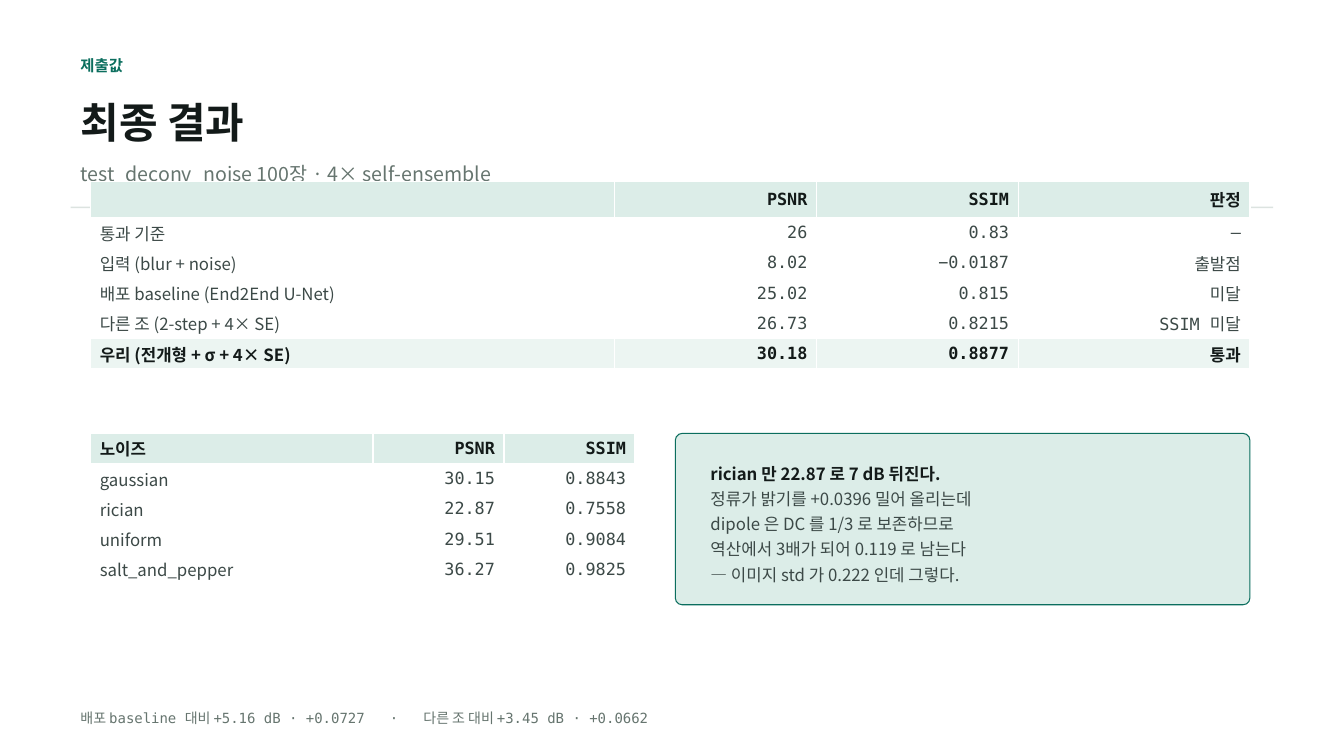
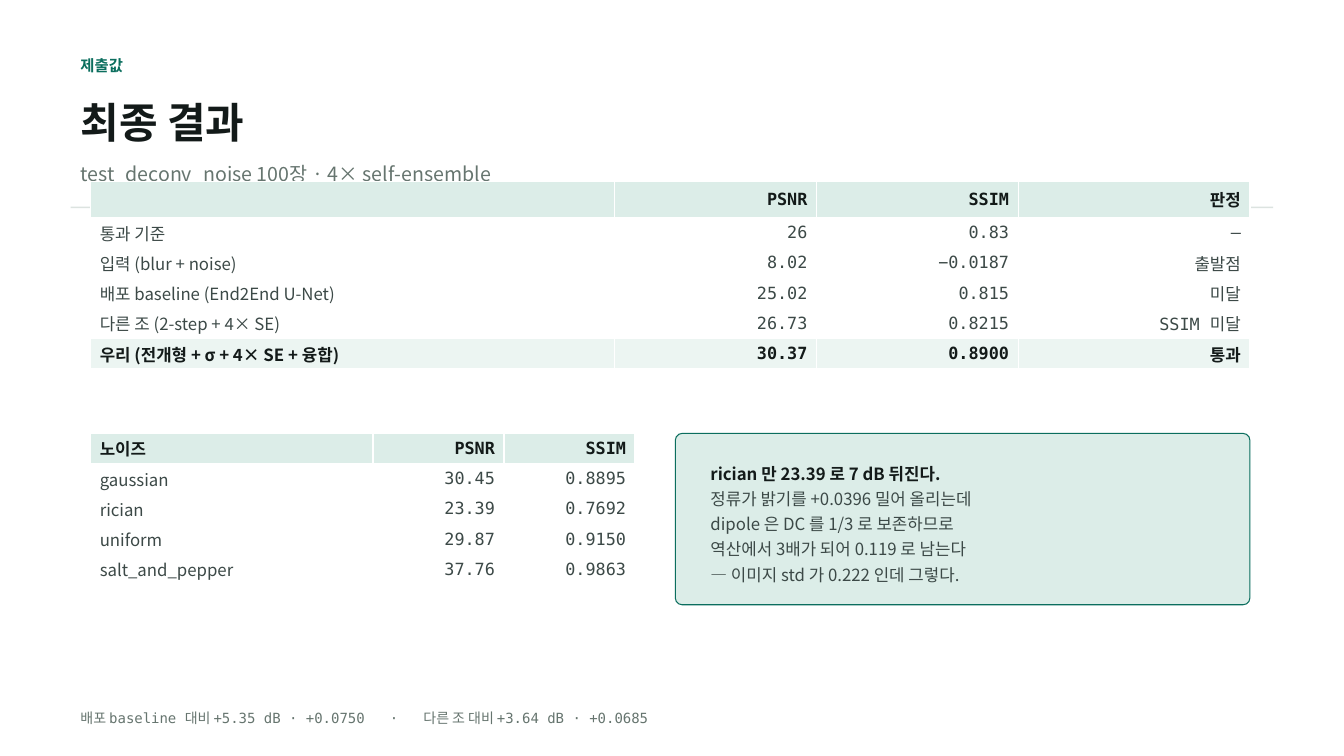
Before and after one commit to kithhooni-commits/ds-practice, a slide deck: slide 14 of 실습5/실습5_day3_발표.pptx. Drawn at 1344x756 pixels with LibreOffice and Linux fonts; fonts in the diff are those of the drawing. Boxes give left, top, right and bottom in pixels: in the first picture for what was removed or moved away, otherwise in the second. Text is boxed around its words. In the diff, an @@ line names an element or a change of style, - is before the commit and + after.

```diff
--- a/실습5/실습5_day3_발표.pptx
+++ b/실습5/실습5_day3_발표.pptx
@@ table at (91,181,1250,369) @@
-row 6: 우리 (전개형 + σ + 4× SE) | 30.18 | 0.8877 | 통과
+row 6: 우리 (전개형 + σ + 4× SE + 융합) | 30.37 | 0.8900 | 통과
@@ table at (91,434,635,585) @@
-row 2, column 2: 30.15
+row 2, column 2: 30.45
-row 2, column 3: 0.8843
+row 2, column 3: 0.8895
-row 3, column 2: 22.87
+row 3, column 2: 23.39
-row 3, column 3: 0.7558
+row 3, column 3: 0.7692
-row 4, column 2: 29.51
+row 4, column 2: 29.87
-row 4, column 3: 0.9084
+row 4, column 3: 0.9150
-row 5, column 2: 36.27
+row 5, column 2: 37.76
-row 5, column 3: 0.9825
+row 5, column 3: 0.9863
@@ text at (710,466,941,482): text changed @@
-rician 만 22.87 로 7 dB 뒤진다.
+rician 만 23.39 로 7 dB 뒤진다.
@@ text at (80,711,648,724): text changed @@
-배포 baseline 대비 +5.16 dB · +0.0727 · 다른 조 대비 +3.45 dB · +0.0662
+배포 baseline 대비 +5.35 dB · +0.0750 · 다른 조 대비 +3.64 dB · +0.0685
```
Also in this commit, not shown: 6 other slides changed, 1 other file.
